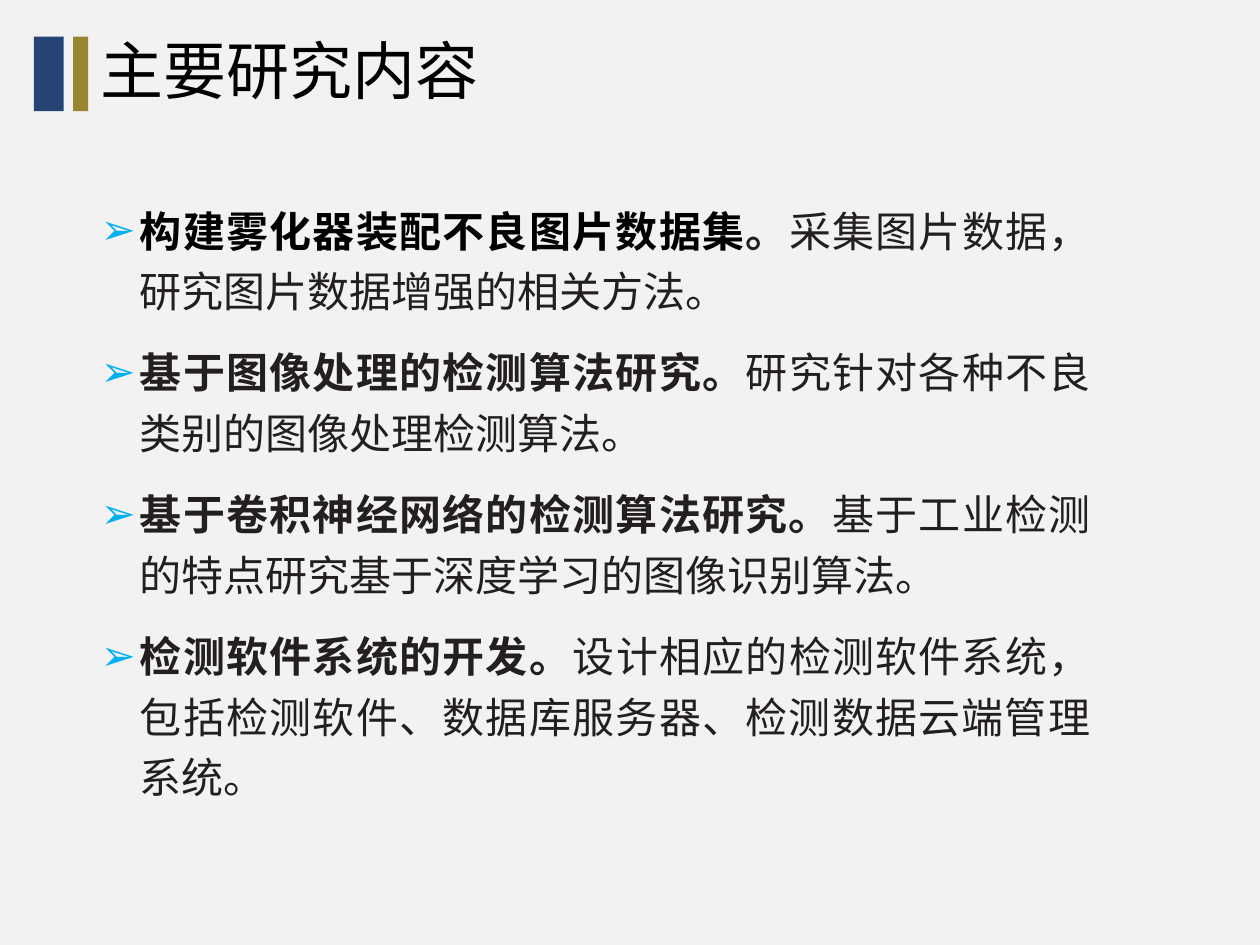
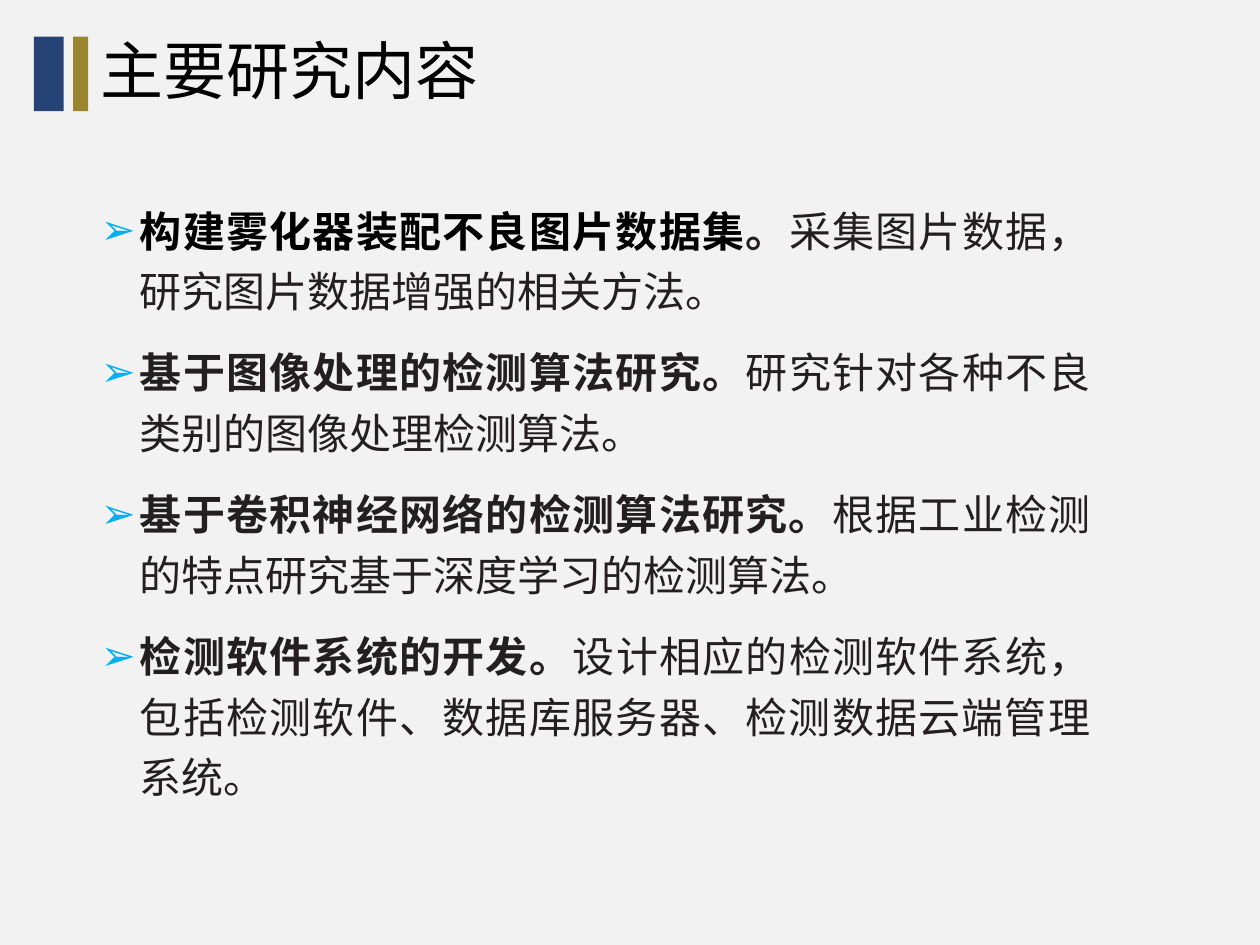
Before and after one commit to wang-jiankun/Graduate-File, a slide deck: slide 4 of 中期PPT-王建坤.pptx. Drawn at 1260x945 pixels with LibreOffice and Linux fonts; fonts in the diff are those of the drawing; background and template pictures are left out. Boxes give left, top, right and bottom in pixels: in the first picture for what was removed or moved away, otherwise in the second. Text is boxed around its words. In the diff, an @@ line names an element or a change of style, - is before the commit and + after.

```diff
--- a/中期PPT-王建坤.pptx
+++ b/中期PPT-王建坤.pptx
@@ text at <box>140,494,1091,595</box>: text changed @@
-➢ 基于卷积神经网络的检测算法研究。基于工业检测的特点研究基于深度学习的图像识别算法。
+➢ 基于卷积神经网络的检测算法研究。根据工业检测的特点研究基于深度学习的检测算法。
```
Also in this commit, not shown: 16 other slides changed, 2 other files.
